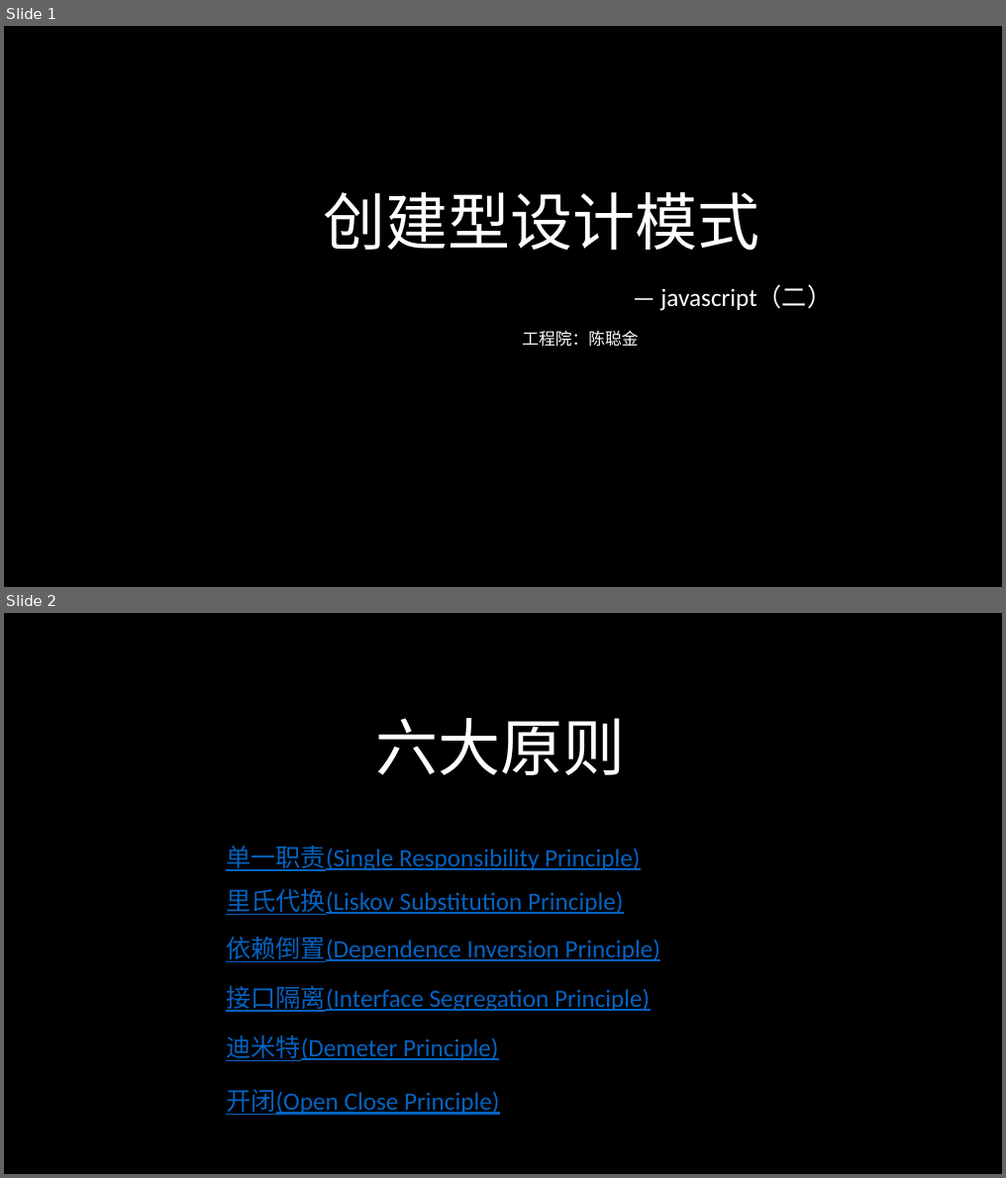
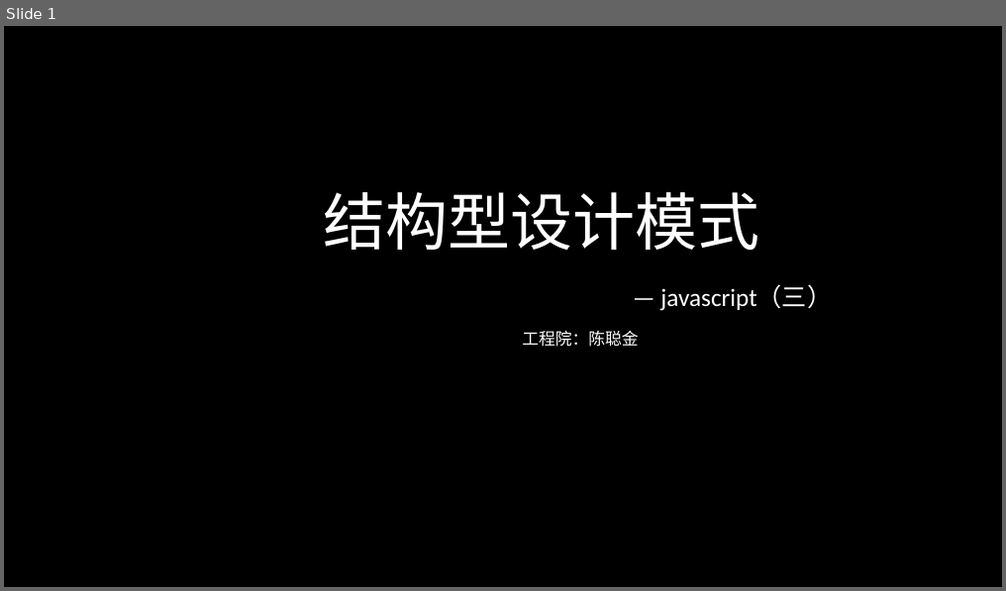
Before and after one commit to 643364103/design, a slide deck: designpattern/ppt/设计模式（三）.pptx. Shown one above the other, each under a label of ours: slides 1 and 2 before the commit, slide 1 after it. The pictures are 1006x1178 and 1006x591 pixels, drawn with LibreOffice and Linux fonts; fonts in the diff are those of the drawing. Boxes give left, top, right and bottom in pixels: in the first picture for what was removed or moved away, otherwise in the second. Text is boxed around its words. In the diff, an @@ line names an element or a change of style, - is before the commit and + after.

```diff
--- a/designpattern/ppt/设计模式（三）.pptx
+++ b/designpattern/ppt/设计模式（三）.pptx
@@ slide 2 removed at (x1=4, y1=613, x2=1002, y2=1174), background #000000 @@
@@ text removed at (x1=375, y1=718, x2=625, y2=775) @@
-六大原则
@@ text removed at (x1=226, y1=846, x2=640, y2=871) @@
-单一职责(Single Responsibility Principle)
@@ text removed at (x1=226, y1=889, x2=623, y2=915) @@
-里氏代换(Liskov Substitution Principle)
@@ text removed at (x1=226, y1=937, x2=660, y2=962) @@
-依赖倒置(Dependence Inversion Principle)
@@ text removed at (x1=226, y1=986, x2=649, y2=1012) @@
-接口隔离(Interface Segregation Principle)
@@ text removed at (x1=226, y1=1036, x2=498, y2=1061) @@
-迪米特(Demeter Principle)
@@ text removed at (x1=226, y1=1089, x2=499, y2=1115) @@
-开闭(Open Close Principle)
@@ slide 1 changed as well @@
@@ text at (x1=323, y1=192, x2=759, y2=250): text changed @@
-创建型设计模式
+结构型设计模式
@@ title at (x1=660, y1=286, x2=832, y2=311): text changed @@
-— javascript（二）
+— javascript（三）
```
Also in this commit, not shown: 1 other slide changed, 4 slides added, 16 other slides removed, 7 other files.
